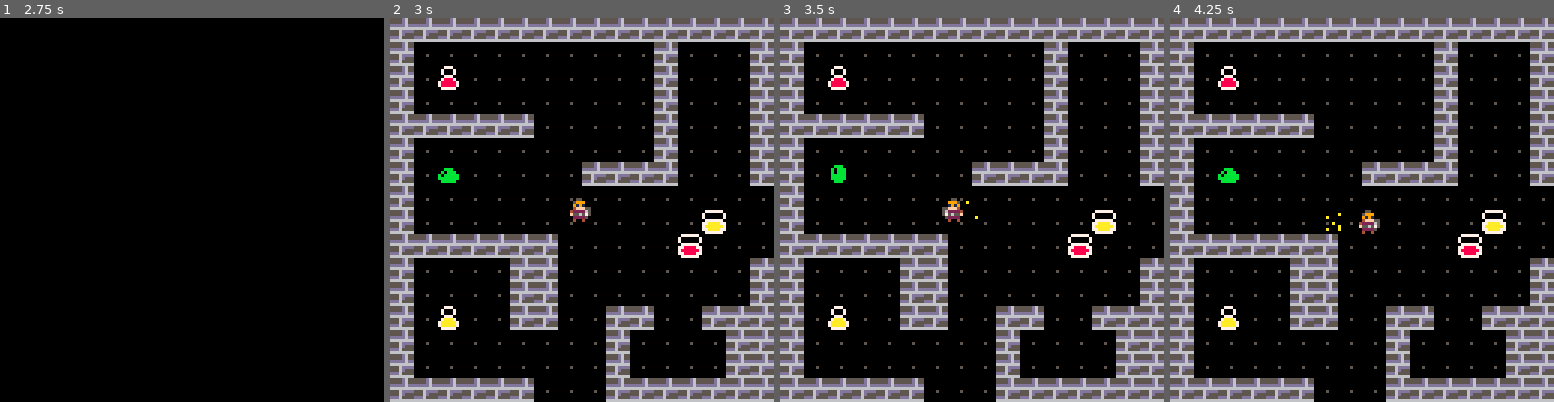
Above: before the commit, frames 1-4 (left to right).
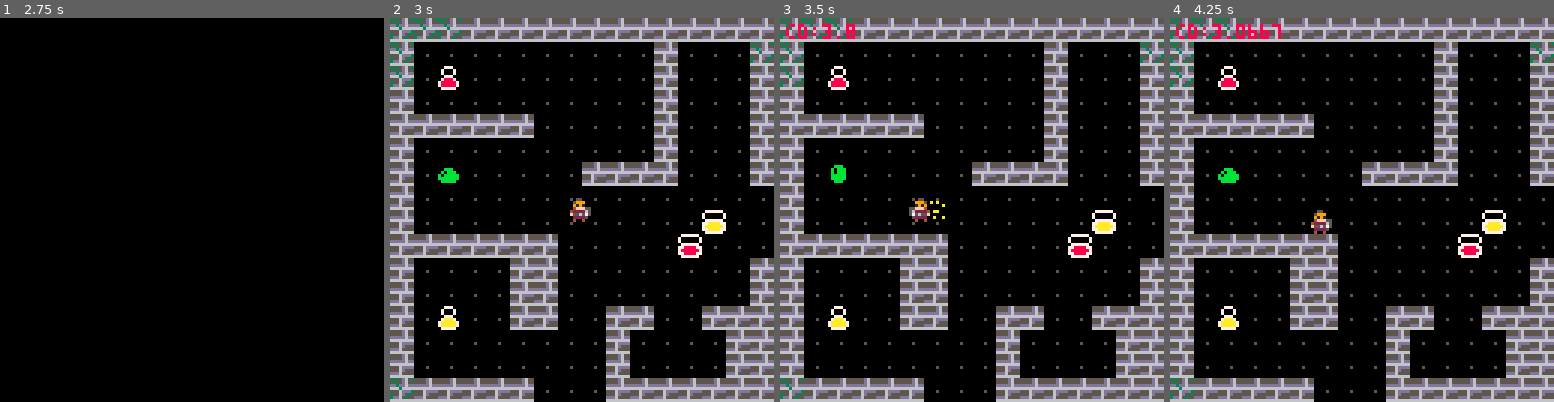
Above: after the commit, the same moments.

Repository: JestMiggles/CS477-TIM
Game: PICO-8 cartridge mytim.p8
Same seed, same stepped clock (60 frames per second), same inputs: the game is played once before the commit and once after it.
Inputs:
- Up to frame 1 (2.75 s): tap X (X key) at 0.33, 1.07, 1.85 s; tap O (Z key) at 0.7, 1.7, 2.1, 2.5 s; hold Right 1.6-2.1 s; hold Up 2.15-2.42 s; hold Right from 2.47 s (still down)
- Up to frame 2 (3 s): keep holding Right; tap O (Z key) at 2.9 s; tap X (X key) at 2.97 s
- Up to frame 3 (3.5 s): release Right at 3.03 s; hold Left from 3.08 s (still down); tap O (Z key) at 3.3 s
- Up to frame 4 (4.25 s): release Left at 3.58 s; hold Down 3.63-3.97 s; tap O (Z key) at 3.7, 4.1 s; hold Right from 4.02 s (still down); tap X (X key) at 4.08 s

Frame 1 is identical in both runs. In frame 2, 0.5% of the frame differs, in the area x 0-100%, y 0-100%; in frame 3, 1.2%; in frame 4, 1.3%.

Commit message:
Remapped dash and fixed minor collisions
-Added a grassy stone block
-Fixed some minor collisions but major issue with camera box
-Added some more mobs

Diff:
--- a/mytim.p8
+++ b/mytim.p8
@@ -33,10 +33,15 @@
     rect(box.x,box.y,
          box.x2,box.y2,8)
   end
+
+  if pl.delay > 0 then
+    print('cd:'..pl.delay/30,2,2,8)
+  end
+
 end
 
 -->8
--- movement and updates
+-- updates
 function init_game()
   pl = {}
   pl.x = 60
@@ -49,20 +54,29 @@
   pl.tle = 0
   pl.hp = 3
   pl.delay = 0
-  pl.dash = 5
+  pl.dash = 6
   t = 0
+
+  hpwind=add_wind(5,5,28,13,{"♥3/3"})
 
   part={}
 
   mob = {}
   addmob(0,2,6)
+  addmob(0,29,23)
+  addmob(0,13,29)
+  addmob(0,18,35)
+  addmob(0,44,29)
+  addmob(0,3,61)
   addmob(0,21,10)
   addmob(1,30,10)
+  addmob(1,2,35)
 
   gridx = 0
   gridy = 0
 
-  speed = 1
+  speed = 1.5
+  cooldown = 120
 
   cx = 0
   cy = 0
@@ -90,64 +104,15 @@
   pl.tle = mget(gridx,gridy)
 
   move_player()
-
-  --camera movement
-  if pl.x < box.x then
-    pl.x = box.x
-    if btn(❎) then
-      cx -= pl.dash
-
-    end
-    cx -= 2
-  elseif pl.x > box.x2 then
-    pl.x = box.x2
-    if btn(❎)  then
-      cx += pl.dash
-    end
-    cx += 2
-  end
-
-  if cx <= 0 then
-    cx = 0
-    box.x = 0
-  elseif cx >= 896 then
-    cx = 896
-    box.x2 = 127
-  else
-    box.x = 32
-    box.x2 = 88
-  end
-
-  if pl.y < box.y then
-    pl.y = box.y
-    if btn(❎)  then
-      cy -= pl.dash
-
-    end
-    cy -= 1
-  elseif pl.y > box.y2 then
-    pl.y = box.y2
-    if btn(❎)  then
-      cy += pl.dash
-
-    end
-    cy += 1
-  end
-
-  if cy <= 0 then
-    cy = 0
-    box.y = 0
-  elseif cy >= 896 then
-    cy = 896
-    box.y2 = 127
-  else
-    box.y = 32
-    box.y2 = 88
-  end
-
+  cam_movement()
+
+  if pl.hp == 0 then
+    state = "over"
+  end
 end
 
 function game_over()
+   print("you are dead",60,60,8)
 
 end
 
@@ -167,6 +132,7 @@
 
 function draw_player()
   drawpart()
+  camera(0,0)
   spr(pl.s, pl.x, pl.y)
 end
 
@@ -309,6 +275,48 @@
   return hit
 end
 
+function add_wind(_x,_y,_w,_h,_txt)
+  local w={x=_x,
+           y=_y,
+           w=_w,
+           h=_h,
+           txt=_txt}
+  add(wind,w)
+  return w
+end
+
+function draw_wind()
+  for w in all(wind) do
+    local wx,wy,ww,wh=w.x,w.y,w.w,w.h
+    rectfill2(wx,wy,ww,wh,0)
+    rect(wx+1,wy+1,wx+ww-2,wy+wh-2,6)
+    wx+=4
+    wh+=4
+    clip(wx,wy,ww-8,wh-8)
+    for i=1,#w.txt do
+      local txt=w.txt[i]
+      print(txt,wx,wy,6)
+      wy+=6
+    end
+    clip()
+
+    if w.dur!=nil then
+    w.dur-=1
+    if w.dur<=0 then
+    local dif=w.h/4
+    w.y+=dif/2
+    w.h-=dif
+    if w.h<3 then
+     del(wind,w)
+    end
+   end
+  else
+   if w.butt then
+    oprint8("❎",wx+ww-15,wy-1+sin(time()),6,0)
+   end
+  end
+ end
+end
 
 -->8
 --pickups
@@ -394,7 +402,7 @@
 end
 
 -->8
---player movement
+--player & cam movement
 function move_player()
 
   if btn(➡️) then
@@ -405,9 +413,9 @@
      end
     end
 
-    if (btn(❎) and pl.delay == 0)
+    if (btn(🅾️) and pl.delay == 0)
     then
-      pl.delay = 30
+      pl.delay = cooldown
       for dashx = pl.x,pl.x+pl.dash do
         if not map_collide(dashx,pl.y,pl.w,pl.h) then
           pl.x = dashx
@@ -424,9 +432,9 @@
       end
     end
 
-    if (btn(❎) and pl.delay == 0)
+    if (btn(🅾️) and pl.delay == 0)
     then
-      pl.delay = 30
+      pl.delay = cooldown
       for dashx = pl.x,pl.x-pl.dash,-1 do
        if not map_collide(dashx,pl.y,pl.w,pl.h) then
          pl.x = dashx
@@ -442,12 +450,13 @@
     for newy = pl.y,pl.y-speed,-1 do
       if not map_collide(pl.x,newy,pl.w,pl.h) then
          pl.y = newy
+
       end
     end
 
-    if (btn(❎) and pl.delay == 0)
+    if (btn(🅾️) and pl.delay == 0)
     then
-      pl.delay = 30
+      pl.delay = cooldown
       for dashy = pl.y,pl.y-pl.dash,-1 do
        if not map_collide(pl.x,dashy,pl.w,pl.h) then
          pl.y = dashy
@@ -461,12 +470,13 @@
     for newy = pl.y,pl.y+speed do
      if not map_collide(pl.x,newy,pl.w,pl.h) then
          pl.y = newy
+
      end
     end
 
-    if (btn(❎) and pl.delay == 0)
+    if (btn(🅾️) and pl.delay == 0)
     then
-      pl.delay = 30
+      pl.delay = cooldown
       for dashy = pl.y,pl.y+pl.dash do
         if not map_collide(pl.x,dashy,pl.w,pl.h) then
           pl.y = dashy
@@ -480,6 +490,69 @@
 
 end
 
+function cam_movement()
+
+  if pl.x < box.x then
+    pl.x = box.x
+    if (btnp(🅾️) and pl.delay == 0) then
+      cx -= pl.dash
+    else
+      cx -= speed
+    end
+
+  elseif pl.x > box.x2 then
+    pl.x = box.x2
+    if (btnp(🅾️) and pl.delay == 0) then
+      cx += pl.dash
+    else
+      cx += speed
+    end
+  end
+
+  if cx <= 0 then
+    cx = 0
+    box.x = 0
+  elseif cx >= 896 then
+    cx = 896
+    box.x2 = 127
+  else
+    box.x = 32
+    box.x2 = 88
+  end
+
+  if pl.y < box.y then
+
+    pl.y = box.y
+    if (btnp(🅾️) and pl.delay == 0) then
+      cy -= pl.dash
+    else
+      cy -= speed
+    end
+
+  elseif pl.y > box.y2 then
+
+    pl.y = box.y2
+    if (btnp(🅾️) and pl.delay == 0) then
+      cy += pl.dash
+    else
+      cy += speed
+    end
+
+  end
+
+  if cy <= 0 then
+    cy = 0
+    box.y = 0
+  elseif cy >= 385 then
+    cy = 385
+    box.y2 = 127
+  else
+    box.y = 32
+    box.y2 = 88
+  end
+
+end
+
 
 
 
@@ -609,38 +682,38 @@
 
 
 __gff__
-0000000000000008000000000000000000000000000000040400000000000000000000000000000404000000000000000000000000000000000000000000000000000000000000000000000000000000000000000000000000000000000000000000000000000000000000000000000000000000000000000000000000000000
+0000000000000808000000000000000000000000000000040400000000000000000000000000000404000000000000000000000000000000000000000000000000000000000000000000000000000000000000000000000000000000000000000000000000000000000000000000000000000000000000000000000000000000
 0000000000000000000000000000000000000000000000000000000000000000000000000000000000000000000000000000000000000000000000000000000000000000000000000000000000000000000000000000000000000000000000000000000000000000000000000000000000000000000000000000000000000000
 __map__
-0707070707070707070707070707070707070707070707070707070707070707070707070707070707070707070707070707070707070707070707070707070707070707070707070707070707070707070707070707070707070707070707070707070707070707070707070707070707070707070707070707070707070707
-0708080808080808080808070808080707080808080808070808080808080807070808080707070707070707080808070708080808080808080808080808080707080808080807080808080808080807070808080808080808080808080808070708080808080808080808080808080707080808080808070808080808080807
-0708080808080808080808070808080707080808080808070808080808080807070808080807070707070708080808070708080808080808080808080808080707080808080807080808080808080807070808080808080808080808080808070708080808080808080808080808080707080808080808070808080808080807
-0708080808080808080808070808080707080808080808070808080808080807070808080807070707070708080808070708080808080808080808080808080707080808080807080808080808080807070808080808080808080808080808070708080808080808080808080808080707080808080808070808080808080807
-0707070707070808080808070808080707080807070707070707070808070707070808080807070707070708080808070708080807080808080808070808080707080808080807080808080808080807070808080808080808080808080808070708080808080808080808080808080707080808080808070808080808080807
+0606060707070707070707070707070707070707070707070707070707070707070707070707070707070707070707070707070707070707070707070707070707070707070707070707070707070707070707070707070707070707070707070707070707070707070707070707070707070707070606060707070707070707
+0608080808080808080808070808080607080808080808070808080808080807070808080707070707070606080808070708080808080808080808080808080707080808080807080808080808080807070808080808080808080808080808070708080808080808080808080808080707080808080808070808080808080807
+0608080808080808080808070808080707080808080808070808080808080807070808080807070707060608080808070708080808080808080808080808080707080808080806080808080808080807070808080808080808080808080808070708080808080808080808080808080707080808080808070808080808080807
+0708080808080808080808070808080707080808080808060808080808080807070808080807070707060608080808070708080808080808080808080808080707080808080806080808080808080807070808080808080808080808080808070708080808080808080808080808080707080808080808070808080808080807
+0707070707070808080808070808080707080807070706060606070808070707070808080807070707070608080808070708080807080808080808060808080707080808080806080808080808080807070808080808080808080808080808070708080808080808080808080808080707080808080808070808080808080807
 0708080808080808080808070808080707080808080808070808080808070807070808080808080808080808080808070708080808080808080808080808080707080808080807080808080808080807070808080808080808080808080808070708080808080807070808080808080707080808080808080808080808080807
-0708080808080808070707070808080707080808080808070808080808080807070808080808080808080808080808070708080808080808080808080808080707080808080808080808080808080807070808080808080707080808080808070708080808080807070808080808080707080808080808080808080808080807
-0708080808080808080808080808080808080808080808070808080808080808080808080808080808080808080808080808080808080808080808080808080808080808080808080808080808080808080808080808070707070808080808080808080808080807070808080808080808080808080808070808080808080807
-0708080808080808080808080808080808080808080808070808080808080808080808080808080808080808080808080808080808080808080808080808080808080808080808080808080808080808080808080807070707070708080808080808080808070707070707080808080808080808080808070707070707070707
-0707070707070708080808080808080808080808080808080808080808080808080808080808080808080808080808080808080808080808080808080808080808080808080808080808080808080808080808080707070707070707080808080808080808080807070808080808080808080808080808080808080808080807
-0708080808070708080808080808080707080808080808080808080808080808080808080808080808080808080808080808080807080808080808070808080808080808080808080808080808080808080808080808080808080808080808080808080808080807070808080808080808080808080808080808080808080807
-0708080808070708080808080808080707080808080808080808080808080807070808080808080808080808080808070708080808080808080808080808080707080808080808080808080808080808080808080808080808080808080808070708080808080807070808080808080707080808080808080808080808080807
-0708080808070708080707080807070707070707070708080808080808080807070808080808080808080808080808070708080808080808080808080808080707080808080808080808080808080807070808080808080808080808080808070708080808080808080808080808080707080808080808080808080808080807
-0708080808080808080708080808070707080808080708080808080808080807070808080808080808080808080808070708080808080808080808080808080707080808080808080808080808070707070808080808080808080808080808070708080808080808080808080808080707080808080808080808080808080807
-0708080808080808080708080808070707080808080808080808080808080807070808080808080808080808080808070708080808080808080808080808080707080808080808080808080808070707070808080808080808080808080808070708080808080808080808080808080707080808080808080808080808080807
-0707070707070808080707070707070707070707070707080808070707070707070707070708080808080807070707070707070707070708080807070707070707070707070707080807070707070707070707070707080808080807070707070707070707070708080807070707070707070707070707080808070707070707
-0707070707070808080707070707070707070707070707080808070707070707070707070708080808080807070707070707070707070708080807070707070707070707070707080807070707070707070707070707080808080807070707070707070707070708080807070707070707070707070707080808070707070707
-0708080808080808080808080808080707080808080808080808080808080807070808080808080808080808080808070708080808080808080807080808080707080808080808080808080808080807070808080808080808080808080808070708080808080808080808080808080707080808080808080808080808080807
-0708080808080808080808080808080707080808080808080808080808080807070808080808080808080808080808070708080808080808080807080808080707080808080808080808080808080807070808080808080808080808080808070708080808080808080808080808080707080808080808080808080808080807
-0708080808080808080808080808080707080808080808080808080808080807070808080808080808080808080808070708080808080808080807080808080707080808080808080808080808080807070808070708080808080807070808070708080808080808080808080808080707080808080808080808080808080807
-0708080808080808080808080808080707080808080808080808080808080807070808080808080808080808080808070708080808080808080807080808080707080808080808080808080808080807070808070708080808080807070808070708080808080708080708080808080707080808080808080808080808080807
-0708080808080808080808080707070707080808080808080807070707070707070808080808080808080808080808070708080808080808080807070808080707080808080808080808080808080807070808080808080808080808080808070708080808070808080807080808080707080808080707070707070808080807
+0708080808080808070707070808080707080808080808070808080808080807070808080808080808080808080808070708080808080808080808080808080707080808080808080808080808080807070808080808080606080808080808070708080808080807070808080808080707080808080808080808080808080807
+0708080808080808080808080808080808080808080808070808080808080808080808080808080808080808080808080808080808080808080808080808080808080808080808080808080808080808080808080808070706070808080808080808080808080807060808080808080808080808080808060808080808080807
+0708080808080808080808080808080808080808080808070808080808080808080808080808080808080808080808080808080808080808080808080808080808080808080808080808080808080808080808080807070707070708080808080808080808060606060707080808080808080808080808060606060707070707
+0707070707070708080808080808080808080808080808080808080808080808080808080808080808080808080808080808080808080808080808080808080808080808080808080808080808080808080808080707070607070707080808080808080808080807070808080808080808080808080808080808080808080807
+0708080808070708080808080808080707080808080808080808080808080808080808080808080808080808080808080808080806080808080808070808080808080808080808080808080808080808080808080808080808080808080808080808080808080807070808080808080808080808080808080808080808080807
+0708080808070708080808080808080707080808080808080808080808080807070808080808080808080808080808060708080808080808080808080808080707080808080808080808080808080808080808080808080808080808080808070708080808080807070808080808080707080808080808080808080808080807
+0708080808070708080707080807070707070706060608080808080808080807070808080808080808080808080808060708080808080808080808080808080707080808080808080808080808080807070808080808080808080808080808070708080808080808080808080808080707080808080808080808080808080807
+0708080808080808080708080808070707080808080608080808080808080807070808080808080808080808080808070708080808080808080808080808080707080808080808080808080808070707070808080808080808080808080808070708080808080808080808080808080707080808080808080808080808080807
+0708080808080808080708080808070707080808080808080808080808080807060808080808080808080808080808070708080808080808080808080808080707080808080808080808080808070707070808080808080808080808080808070708080808080808080808080808080707080808080808080808080808080806
+0607070707070808080707070707070707070707070707080808070707070707060606070708080808080807070707070707070707070708080807070707070707070707070707080807070707070707070707070707080808080807070707070707070707070708080807070707070707070707070707080808070707070606
+0606070707070808080707070707070707070707070707080808070707070707070707070708080808080807070707070707070707070708080807070707070707070707070707080807070707070707070707070707080808080807070707070707070707070708080807070707070707070707070707080808070707070707
+0608080808080808080808080808080707080808080808080808080808080807070808080808080808080808080808070708080808080808080807080808080707080808080808080808080808080807070808080808080808080808080808070708080808080808080808080808080707080808080808080808080808080807
+0608080808080808080808080808080707080808080808080808080808080807070808080808080808080808080808070708080808080808080807080808080707080808080808080808080808080807070808080808080808080808080808070708080808080808080808080808080707080808080808080808080808080807
+0708080808080808080808080808080707080808080808080808080808080807070808080808080808080808080808070708080808080808080807080808080707080808080808080808080808080807070808070708080808080806060808070708080808080808080808080808080707080808080808080808080808080807
+0708080808080808080808080808080707080808080808080808080808080807070808080808080808080808080808070708080808080808080807080808080707080808080808080808080808080807070808070708080808080806070808070708080808080708080708080808080707080808080808080808080808080807
+0708080808080808080808080707070707080808080808080806060606070707070808080808080808080808080808070708080808080808080807070808080707080808080808080808080808080807070808080808080808080808080808070708080808070808080806080808080707080808080707070707070808080807
 0708080808080808080808080808080707080808080808080808080808080807080808080808080808080808080808080808080808080808080808080808080707080808080808080808080808080807070808080808080808080808080808070708080807080808080808070808080707080808080808070708080808080807
 0708080808080808080808080808080808080808080808080808080808080808080808080808070707070808080808080808080808080808080808080808080808080808080807070707080808080808080808080808080808080808080808080808080808080808080808080808080808080808080808070708080808080807
 0707070707070808080808080808080808080808080808080808080808080808080808080707070707070707080808080808080808080808080808080808080808080808080807070707080808080808080808080808080808080808080808080808080808080808080808080808080808080808080808070708080808080807
 0708080807070808080808080808080808080808080808080808080808080808080808080808070707070808080808080808080808080808080808080808080808080808080807070707080808080808080808080808080808080808080808080808080808080808080808080808080808080808080808070708080808080807
-0708080807070808080808080808080808080808080808080808080808080808080808080808080808080808080808080808080808080808080808080808080808080808080808080808080808080808080808080808080808080808080808080808080807080808080808070808080707080808080808070708080808080807
-0708080807070808080808080808080707080808070708080808080808080808080808080808080808080808080808070708080808080808080808080808080707080808080808080808080808080807070808070708080808080807070808070708080808070808080807080808080707080808080808080808080808080807
-0708080808080808080808080808080707080808080708080808080808080807070808080808080808080808080808070708080808080808080808080808080707080808080808080808080808080807070808070708080808080807070808070708080808080708080708080808080707080808080808080808080808080807
+0708080807070808080808080808080808080808080808080808080808080808080808080808080808080808080808080808080808080808080808080808080808080808080808080808080808080808080808080808080808080808080808080808080806080808080808070808080707080808080808070708080808080807
+0708080807070808080808080808080707080808070708080808080808080808080808080808080808080808080808070708080808080808080808080808080707080808080808080808080808080807070808070708080808080807070808070708080808060808080807080808080707080808080808080808080808080807
+0708080808080808080808080808080707080808080708080808080808080807070808080808080808080808080808070708080808080808080808080808080707080808080808080808080808080807070808070708080808080807070808070708080808080608080708080808080707080808080808080808080808080807
 0708080808080808080808080808080707080808080708080808080808080807070808080808080808080808080808070708080808080808080808080808080707080808080808080808080808080807070808080808080808080808080808070708080808080808080808080808080707080808080808080808080808080807
-0708080808080808080808080808080707080808080708080808080808080807070808080808080808080808080808070708080808080808080808080808080707080808080808080808080808080807070808080808080808080808080808070708080808080808080808080808080707080808080808080808080808080807
-0707070707070808080808070707070707070707070708080808080707070707070707070707070707070707070707070707070707070808080808080707070707070707070707080808070707070707070707070707080808080807070707070707070707080808080807070707070707070707070708080808070707070707
+0708080808080808080808080808080707080808080708080808080808080807070808080808080808080808080808070608080808080808080808080808080707080808080808080808080808080807070808080808080808080808080808070708080808080808080808080808080707080808080808080808080808080807
+0707070707070808080808070707070707070707070708080808080707070707070707070707070707070707070707070606060707070808080808080707070707070707070707080808070707070707070707070707080808080807070707070707070707080808080807070707070707070606060708080808070707070707
Not shown, changed: 33 lines of the sprite sheet (__gfx__) section of mytim.p8
